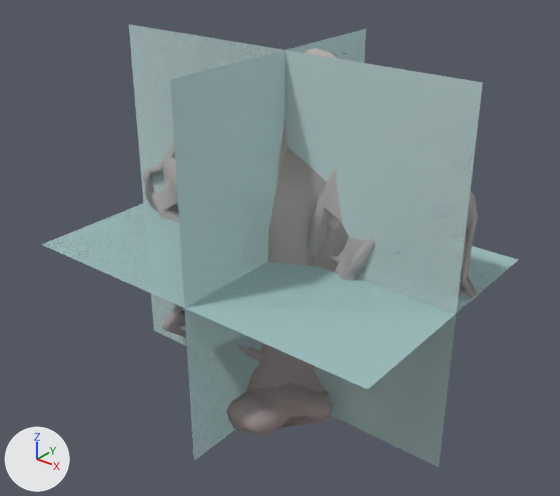
One commit to the glTF model data/models/board/mars/fan-scalloped.glb: the scene before it, then after it.
Before and after are seen from a 50 mm camera at (34.9, -44.2, 41.5) aimed at (-0.2, -0.3, 14.3). Lighting does not change. The marker at lower left points along +X, +Y and +Z. The picture after the commit comes second. Where no turn or scale is listed for an object, it has been applied to the vertices. Vertices at exactly the same position are counted once.

Objects in the first picture: 'fan-scalloped-lod0.001', 'fan-scalloped-lod1.001', 'fan-scalloped-lod2.001', 'fan-scalloped-lod3.001'.
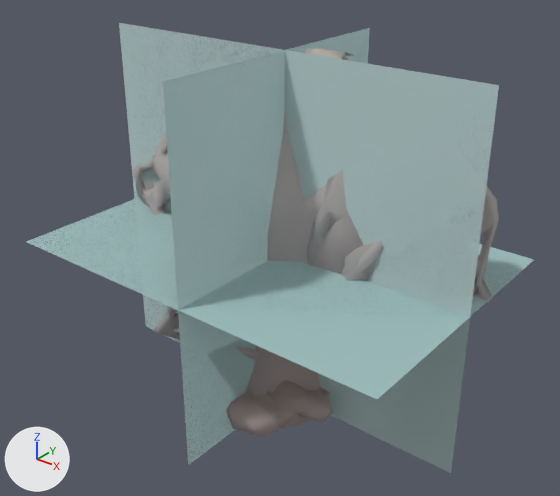
Pixel boxes (x1, y1, x2, y2) of what changed, in the pictures (560 x 496 px):
'fan-scalloped-lod3.001', rescaled (6% wider)
    before: (41, 24, 518, 467)
    after: (26, 23, 534, 473)
'fan-scalloped-lod0.001', reshaped (mostly hidden)
    before: (142, 48, 478, 437)
    after: (132, 48, 499, 437)
'fan-scalloped-lod2.001', reshaped
    before: (192, 52, 430, 428)
    after: (143, 52, 374, 436)
'fan-scalloped-lod1.001', reshaped (mostly hidden)
    before: (153, 49, 475, 432)
    after: (140, 48, 482, 431)
part 3 of me_fan_scalloped_lod2, rebuilt (15% wider)
    before: (192, 122, 351, 428)
    after: (191, 129, 374, 436)
part 4 of me_fan_scalloped_lod2, added
    after: (143, 181, 153, 189)

The change in detail:
me_fan_scalloped_lod0 is used by ob_fan_scalloped_lod0_001; location (0.0, 0.0, 0.0).
me_fan_scalloped_lod0 had 1442 vertices, 3194 faces and spanned x -16.6..15.3, y -11.3..10.6, z 0.0..30.0.
me_fan_scalloped_lod0 now has 1442 vertices, 3194 faces and spans x -17.9..16.3, y -11.9..11.2, z 0.0..30.0.
me_fan_scalloped_lod0 part 1: 21 vertices moved within x -6.0..5.0, y -3.7..6.0, z 2.4..19.9; 1322 vertices removed from x -16.6..15.3, y -11.3..10.6, z 0.0..30.0; 1322 vertices added at x -17.9..16.3, y -11.9..11.2, z 0.0..30.0.
Other edits to the shape of me_fan_scalloped_lod0 do not show in these pictures.
me_fan_scalloped_lod1 is used by ob_fan_scalloped_lod1_001; location (0.0, 0.0, 0.0).
me_fan_scalloped_lod1 had 352 vertices, 814 faces and spanned x -16.3..14.8, y -10.8..9.7, z 0.0..30.0.
me_fan_scalloped_lod1 now has 368 vertices, 814 faces and spans x -17.4..15.6, y -11.4..10.4, z 0.0..30.0.
me_fan_scalloped_lod1 part 2: the loose piece of 324 vertices spanning x -16.3..14.8, y -9.2..9.7, z 0.0..30.0 is rebuilt with 344 vertices and now spans x -17.4..15.6, y -10.0..10.4, z 0.0..30.0.
Other edits to the shape of me_fan_scalloped_lod1 do not show in these pictures.
me_fan_scalloped_lod2 is used by ob_fan_scalloped_lod2_001; location (0.0, 0.0, 0.0).
me_fan_scalloped_lod2 had 70 vertices, 87 faces and spanned x -16.4..12.5, y -6.9..10.2, z 0.0..30.0.
me_fan_scalloped_lod2 now has 68 vertices, 87 faces and spans x -17.5..13.6, y -7.2..9.2, z 0.0..30.0.
me_fan_scalloped_lod2 part 3: the loose piece of 38 vertices spanning x -12.2..6.9, y -6.9..8.6, z 0.0..25.2 is rebuilt with 41 vertices and now spans x -10.9..9.2, y -7.2..9.2, z 0.0..24.7.
me_fan_scalloped_lod2 part 4: 3 vertices added at x -17.5..-15.0, y -0.1..0.0, z 15.1..16.4.
Other edits to the shape of me_fan_scalloped_lod2 do not show in these pictures.
me_fan_scalloped_lod3 is used by ob_fan_scalloped_lod3_001; location (0.0, 0.0, 0.0).
me_fan_scalloped_lod3 had 12 vertices, 6 faces and spanned x -16.6..15.3, y -11.3..10.6, z 0.0..30.0.
me_fan_scalloped_lod3 now has 12 vertices, 6 faces and spans x -17.9..16.3, y -11.9..11.2, z 0.0..30.0.
me_fan_scalloped_lod3 part 5: the whole mesh is scaled about the mesh origin by (1.07, 1.05, 1).
